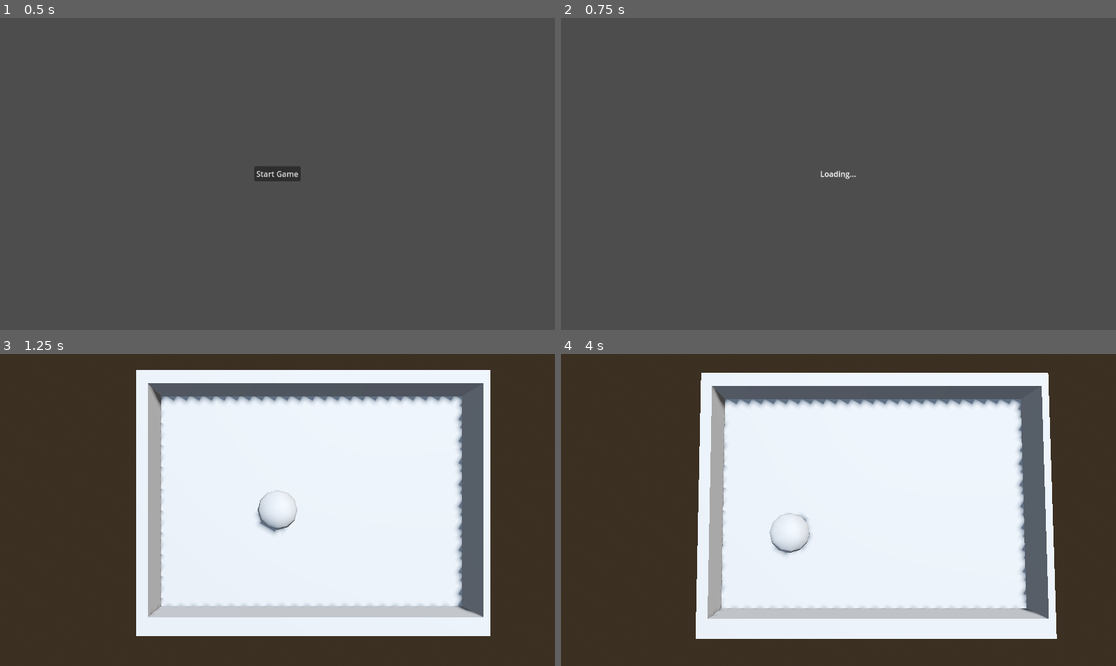
Above: before the commit, frames 1-4 (two rows, left to right).
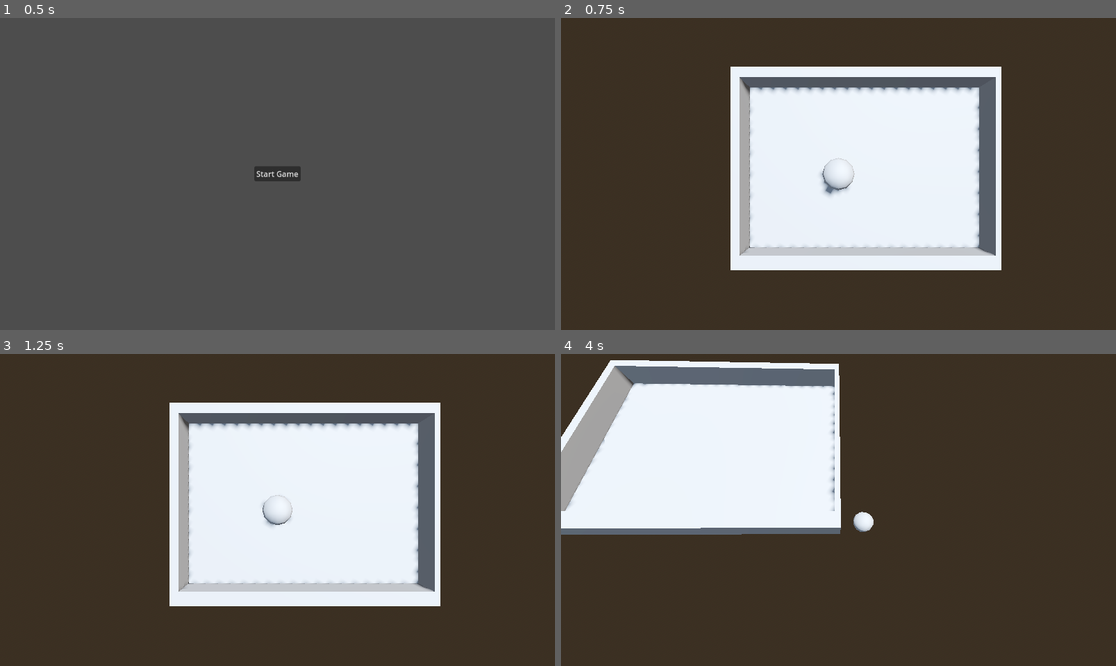
Above: after the commit, the same moments.

Repository: josephsmithberger/Xogot-Game-Jam
Game: Godot game, scene res://title screen/title_screen.tscn
Same seed, same stepped clock (60 frames per second), same inputs: the game is played once before the commit and once after it.
Inputs:
- Up to frame 1 (0.5 s): no input
- Up to frame 2 (0.75 s): click "Start Game" at 0.5 s
- Up to frame 3 (1.25 s): no input
- Up to frame 4 (4 s): tap Enter at 1.25 s; hold D (rotate_right) 1.28-2.03 s; hold S (rotate_down) 2.03-2.78 s; hold D (rotate_right) 2.78-3.53 s; hold W (rotate_up) from 3.53 s (still down)

Frame 1 is identical in both runs. In frame 2, 98% of the frame differs, in the area x 0-100%, y 0-100%; in frame 3, 29%; in frame 4, 59%.

Commit message:
Fixed Ball movement, camera, and gyro

Diff:
--- a/game/main/ball.gd
+++ b/game/main/ball.gd
@@ -3,4 +3,5 @@
 
 func _on_area_3d_area_exited(area: Area3D) -> void:
 	if area.name == "bounds":
+		linear_velocity = Vector3.ZERO
 		position = orgin
--- a/game/main/camera.gd
+++ b/game/main/camera.gd
@@ -1,7 +1,7 @@
 extends Camera3D
 @onready var ball : RigidBody3D = $"../ball"
-var follow_speed := 0.3
+var follow_speed := 2
 
 func _physics_process(delta: float) -> void:
-	position.x = 0.8 * lerp(position.x, ball.position.x, follow_speed * delta)
-	position.z = 0.8 * lerp(position.z, ball.position.z, follow_speed * delta)
+	position.x = lerp(position.x, ball.position.x, follow_speed * delta)
+	position.z = lerp(position.z, ball.position.z, follow_speed * delta)
--- a/game/main/game_scene.tscn
+++ b/game/main/game_scene.tscn
@@ -75,7 +75,7 @@
 
 [node name="Camera3D" type="Camera3D" parent="."]
 transform = Transform3D(1, 0, 0, 0, -4.37114e-08, 1, 0, -1, -4.37114e-08, 0, 2, 0)
-fov = 70.0
+fov = 85.0
 script = ExtResource("3_yw0sb")
 
 [node name="ball" type="RigidBody3D" parent="."]
--- a/game/main/gyro.gd
+++ b/game/main/gyro.gd
@@ -1,56 +1,57 @@
 # This script controls a Node3D based on device motion or keyboard input.
-# It's designed for a physics puzzle game where you tilt the world.
+# v2: Implements smoothed, interpolated keyboard controls for a more physical feel.
 extends Node3D
 
-# Use @export to create editable properties in the Godot Inspector.
-@export_group("Sensitivity")
+# --- Sensitivity and Control Parameters ---
+
+@export_group("Motion Controls")
 @export var motion_sensitivity: float = 1.5
-@export var keyboard_sensitivity: float = 2.0
 
-# We'll store the initial state when the game starts.
+@export_group("Keyboard Controls")
+@export_range(1, 15) var keyboard_tilt_speed: float = 6.0
+@export_range(5, 45) var keyboard_max_tilt_angle: float = 20.0
+
+# --- State Variables ---
+
+# Stores the initial state for motion control calibration.
 var initial_gravity := Vector3.ZERO
 var initial_basis := Basis()
 var initialized := false
 
+# Stores the current keyboard tilt state for smooth interpolation.
+var current_keyboard_tilt := Vector2.ZERO
+
 # --- Godot Lifecycle Functions ---
 
 func _ready():
-	# Wait a brief moment for sensor data to stabilize, especially on web.
+	# Wait a brief moment for sensor data to stabilize.
 	await get_tree().create_timer(0.2).timeout
 
-	# Get the initial gravity vector to use as a "zero point" or calibration.
 	initial_gravity = _get_current_gravity()
-
-	# If we successfully get a gravity vector, we can initialize.
 	if initial_gravity.length() > 0:
-		# Store the starting orientation of the board from the editor.
 		initial_basis = self.basis
 		initialized = true
 	else:
-		# If gravity isn't available (e.g., on a desktop without sensors),
-		# we log a warning and can rely on keyboard input alone.
 		push_warning("Motion controls could not be initialized: Gravity vector not found.")
 
-func _process(delta):
+func _process(delta: float):
 	# Calculate the rotation from motion controls.
 	var motion_rotation = _get_motion_rotation()
 
-	# Calculate rotation from keyboard input.
-	var keyboard_rotation = _get_keyboard_rotation(delta)
+	# Update and get the smoothed rotation from keyboard input.
+	var keyboard_rotation = _update_and_get_keyboard_rotation(delta)
 
-	# Combine the rotations. We start with the board's initial orientation,
-	# apply the tilt from the device's motion, and then add any
-	# keyboard rotation on top of that.
-	# The .inverse() fixes the "inverted controls" problem.
+	# Combine the rotations. The final orientation is the initial basis,
+	# affected by the inverse of the device's motion, with the
+	# keyboard tilt applied on top of that.
 	self.basis = initial_basis * Basis(motion_rotation.inverse() * keyboard_rotation)
 
 
 # --- Helper Functions ---
 
 func _get_current_gravity() -> Vector3:
-	"""Fetches the gravity vector based on the platform (web or native)."""
+	"""Fetches the gravity vector based on the platform."""
 	if OS.has_feature("web"):
-		# Assumes you have a WebInputHelper autoload script.
 		return WebInputHelper.get_gravity()
 	else:
 		return Input.get_gravity()
@@ -64,50 +65,50 @@
 		return Quaternion.IDENTITY
 
 	var current_gravity = _get_current_gravity()
-
-	# If the gravity vector is zero, we can't calculate a rotation.
 	if current_gravity.length() == 0:
 		return Quaternion.IDENTITY
 
-	# --- Robust Rotation Calculation ---
-	# To find the rotation between the starting 'down' and the current 'down',
-	# we find the axis and angle between the two vectors. This is more
-	# reliable than the previous implementation.
 	var vec_from = initial_gravity.normalized()
 	var vec_to = current_gravity.normalized()
 
 	var rotation_axis = vec_from.cross(vec_to)
 	var rotation_angle = vec_from.angle_to(vec_to)
 
-	# Handle the edge case where the vectors are nearly parallel.
 	if rotation_axis.length_squared() < 0.0001:
-		return Quaternion.IDENTITY # No rotation needed.
+		return Quaternion.IDENTITY
 
-	# Apply sensitivity to the motion.
 	rotation_angle *= motion_sensitivity
-
 	return Quaternion(rotation_axis.normalized(), rotation_angle)
 
-func _get_keyboard_rotation(delta: float) -> Quaternion:
-	"""Calculates rotation based on keyboard input for the current frame."""
-	var angular_velocity := Vector3.ZERO
+func _update_and_get_keyboard_rotation(delta: float) -> Quaternion:
+	"""
+	Calculates a smoothed keyboard rotation by interpolating towards a
+	target tilt. This creates a feeling of acceleration and inertia.
+	"""
+	# 1. Determine the Target Tilt based on player input.
+	# The vector components will be -1, 0, or 1.
+	var target_tilt := Vector2.ZERO
+	target_tilt.x = Input.get_action_strength("rotate_down") - Input.get_action_strength("rotate_up")
+	target_tilt.y = Input.get_action_strength("rotate_right") - Input.get_action_strength("rotate_left")
 
-	# Define input based on desired rotation axis.
-	# For a tilting board, you typically pitch on X and roll on Z.
-	# Assumes you have these actions set up in Project > Input Map.
-	var input_right = Input.get_action_strength("rotate_right") - Input.get_action_strength("rotate_left")
-	var input_down = Input.get_action_strength("rotate_down") - Input.get_action_strength("rotate_up")
+	# 2. Smoothly Interpolate the Current Tilt towards the Target.
+	# The `lerp` function moves a value towards a target at a given weight.
+	# When a key is pressed, `current_keyboard_tilt` moves towards -1 or 1.
+	# When released, it smoothly moves back towards 0.
+	current_keyboard_tilt = lerp(current_keyboard_tilt, target_tilt, delta * keyboard_tilt_speed)
 
-	# Roll around the Z axis
-	angular_velocity.z = input_right
-	# Pitch around the X axis
-	angular_velocity.x = input_down
+	# 3. Convert the Smoothed Tilt into a Rotation Quaternion.
+	# We convert our max tilt angle from degrees to radians for calculations.
+	var max_angle_rad = deg_to_rad(keyboard_max_tilt_angle)
 
-	if angular_velocity.length() == 0:
-		return Quaternion.IDENTITY
+	# Calculate the pitch (up/down rotation around X-axis)
+	var pitch_angle = current_keyboard_tilt.x * max_angle_rad
+	var pitch_rot = Quaternion(Vector3.RIGHT, pitch_angle)
 
-	# Apply sensitivity and frame-rate independence (delta).
-	var rotation_angle = angular_velocity.length() * keyboard_sensitivity * delta
-	var rotation_axis = angular_velocity.normalized()
+	# Calculate the roll (left/right rotation around Z-axis)
+	var roll_angle = current_keyboard_tilt.y * max_angle_rad
+	var roll_rot = Quaternion(Vector3.FORWARD, roll_angle)
 
-	return Quaternion(rotation_axis, rotation_angle)
+	# Combine the pitch and roll rotations. The order (roll * pitch) feels
+	# natural for this kind of control.
+	return roll_rot * pitch_rot
--- a/title screen/title_screen.gd
+++ b/title screen/title_screen.gd
@@ -2,7 +2,9 @@
 
 @onready var btn = $CenterContainer/Button
 @onready var spinner = $CenterContainer/LoadingSpinner
-var thread: Thread
+var scene_path = "res://game/main/game_scene.tscn"
+var loading_done = false
+var loading_started = false
 
 func _ready() -> void:
 	spinner.visible = false
@@ -13,22 +15,41 @@
 	btn.visible = false
 	spinner.visible = true
 
-	# Create thread and start it with a Callable
-	thread = Thread.new()
-	thread.start(_thread_load_scene)
+	# Start the loading process
+	loading_started = true
+	ResourceLoader.load_threaded_request(scene_path)
+	set_process(true)
 
-func _thread_load_scene() -> void:
-	# This runs on a separate thread
-	var scene_path = "res://game/main/game_scene.tscn"
-	var packed_scene = ResourceLoader.load(scene_path)
+func _process(delta: float) -> void:
+	if not loading_started:
+		return
 
-	# You can't directly call methods from another thread
-	# Use call_deferred to execute on the main thread
-	call_deferred("_on_scene_loaded", packed_scene)
+	# Check the load status
+	var status = ResourceLoader.load_threaded_get_status(scene_path)
 
-func _on_scene_loaded(packed_scene: PackedScene) -> void:
-	# Always wait for threads to finish
-	thread.wait_to_finish()
+	match status:
+		ResourceLoader.THREAD_LOAD_LOADED:
+			# Loading is complete, switch to the new scene
+			var packed_scene = ResourceLoader.load_threaded_get(scene_path)
+			get_tree().change_scene_to_packed(packed_scene)
+			loading_done = true
+			set_process(false)
+		ResourceLoader.THREAD_LOAD_IN_PROGRESS:
+			# Still loading, continue waiting
+			pass
+		ResourceLoader.THREAD_LOAD_INVALID_RESOURCE:
+			# Invalid resource
+			print("Error: Invalid resource path")
+			_reset_ui()
+			set_process(false)
+		ResourceLoader.THREAD_LOAD_FAILED:
+			# Loading failed
+			print("Error: Failed to load resource")
+			_reset_ui()
+			set_process(false)
 
+func _reset_ui() -> void:
 	spinner.visible = false
-	get_tree().change_scene_to_packed(packed_scene)
+	btn.visible = true
+	btn.disabled = false
+	loading_started = false
